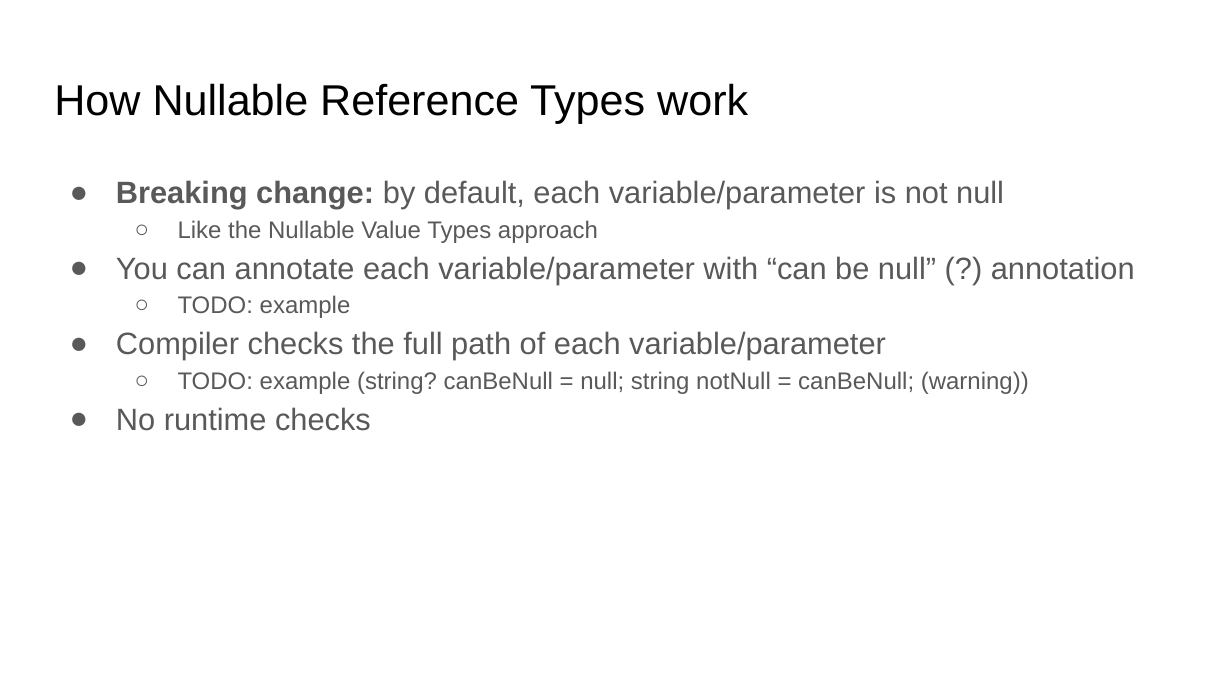
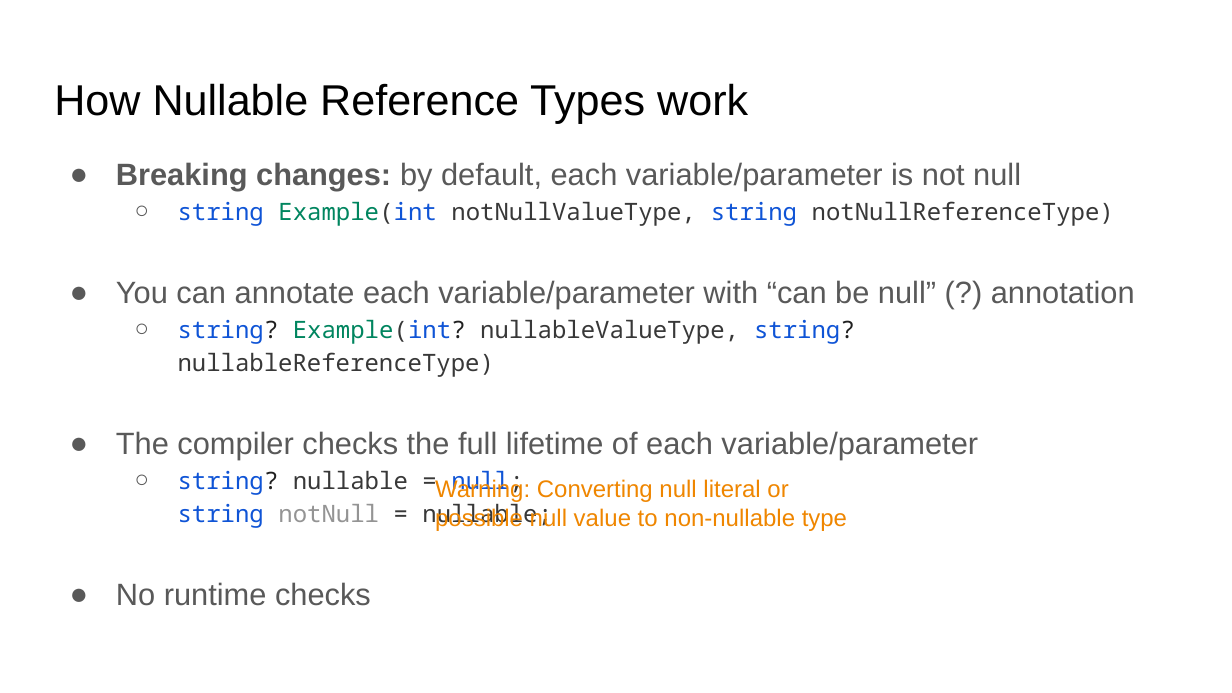
Before and after one commit to kugushev/presentations, a slide deck: slide 9 of 2021_NullabilityInUnity/Presentation.pptx (slide 6 before the commit). Drawn at 1232x693 pixels with LibreOffice and Linux fonts; fonts in the diff are those of the drawing; background and template pictures are left out. Boxes give left, top, right and bottom in pixels: in the first picture for what was removed or moved away, otherwise in the second. Text is boxed around its words. In the diff, an @@ line names an element or a change of style, - is before the commit and + after.

```diff
--- a/2021_NullabilityInUnity/Presentation.pptx
+++ b/2021_NullabilityInUnity/Presentation.pptx
@@ text "Breaking changes: by default, each ...": place and size @@
-text "Breaking changes: by default, each ..." at box(116, 180, 1135, 431)
+text "Breaking changes: by default, each ..." at box(116, 162, 1135, 606)
@@ text at box(116, 162, 1114, 226): text changed; size 18 to 14 pt; font Arial to Noto Sans Mono @@
-● Breaking change: by default, each variable/parameter is not null
-  ○ Like the Nullable Value Types approach
+● Breaking changes: by default, each variable/parameter is not null
+  ○ string Example(int notNullValueType, string notNullReferenceType)
@@ text at box(116, 319, 978, 529): text changed; font Arial to Noto Sans Mono; text colour #595959 to #383838 @@
-  ○ TODO: example
-● Compiler checks the full path of each variable/parameter
-  ○ TODO: example (string? canBeNull = null; string notNull = canBeNull; (warning))
+  ○ string? Example(int? nullableValueType, string? nullableReferenceType)
+● The compiler checks the full lifetime of each variable/parameter
+  ○ string? nullable = null;
+    string notNull = nullable;
@@ text added at box(435, 478, 847, 531), 14 pt, text #EF8600 @@
+Warning: Converting null literal or possible null value to non-nullable type
```
Also in this commit, not shown: 7 other slides changed, 6 slides added, 3 slides removed.
